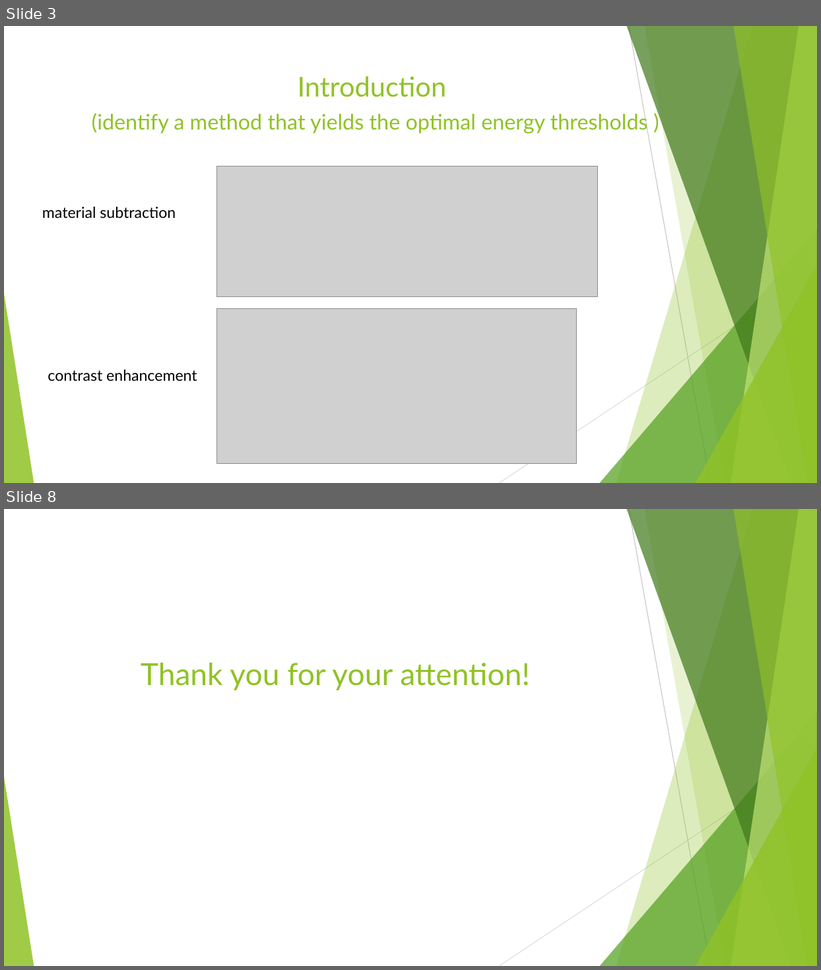
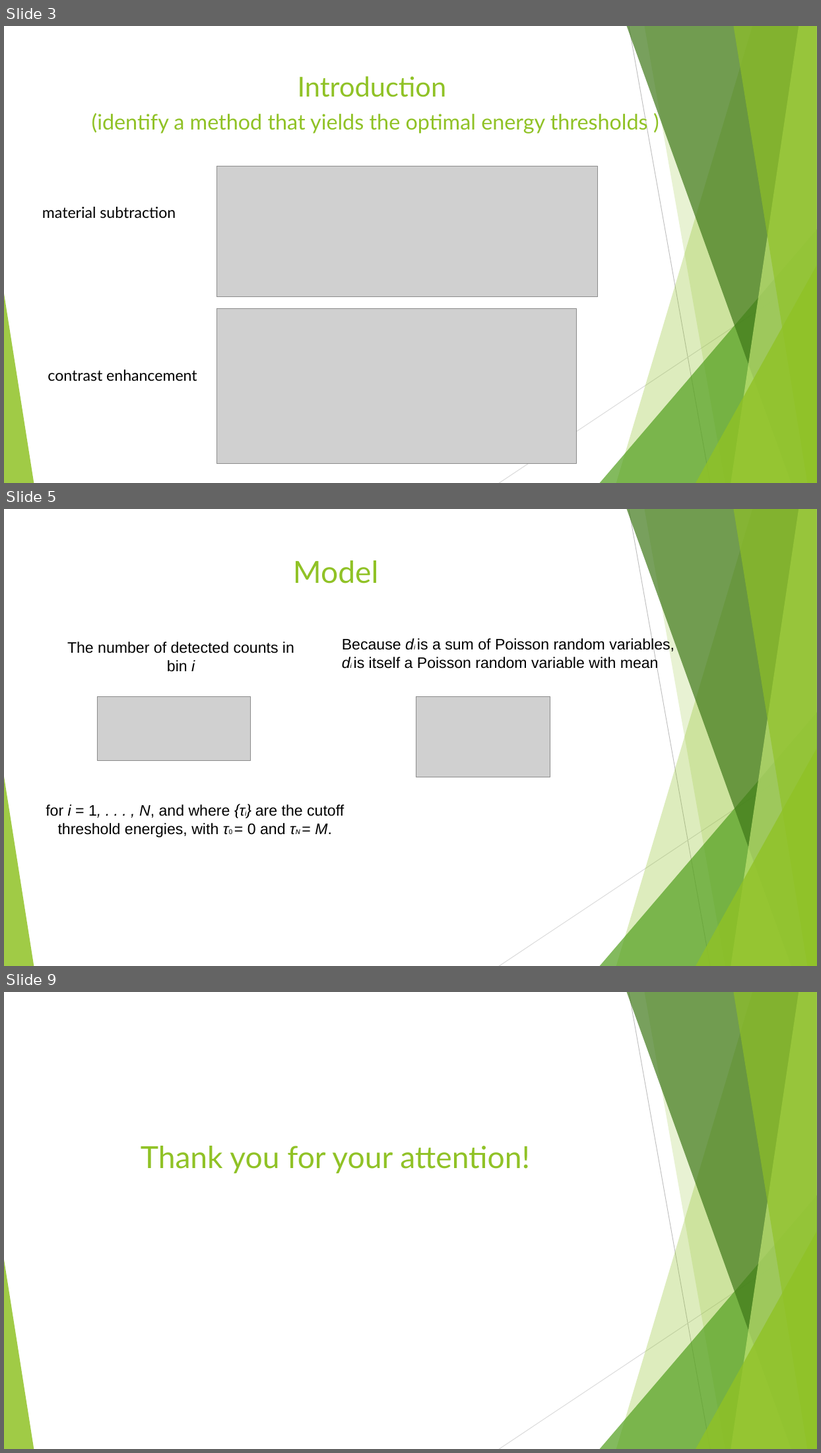
Before and after one commit to Vlad-ole/Presentations, a slide deck: Referencing/Referencing.pptx. Shown one above the other, each under a label of ours: slides 3 and 8 before the commit, slides 3, 5 and 9 after it; the slides between them are not shown. The pictures are 821x970 and 821x1453 pixels, drawn with LibreOffice and Linux fonts; fonts in the diff are those of the drawing; grey boxes stand for pictures. Boxes give left, top, right and bottom in pixels: in the first picture for what was removed or moved away, otherwise in the second. Text is boxed around its words. In the diff, an @@ line names an element or a change of style, - is before the commit and + after.

```diff
--- a/Referencing/Referencing.pptx
+++ b/Referencing/Referencing.pptx
@@ slide 5 added at [4,509,817,966], background #FFFFFF; not listed: 10 template elements that a slide beside it also shows @@
@@ title added at [293,560,379,584], 36 pt, text #90C226 @@
+Model
@@ text added at [67,642,294,672], 18 pt, text #000000 @@
+The number of detected counts in bin i
@@ text added at [342,638,675,671], 18 pt, text #000000 @@
+Because di is a sum of Poisson random variables,
+di is itself a Poisson random variable with mean
@@ picture added at [97,697,251,761] @@
@@ picture added at [416,697,550,778] @@
@@ text added at [46,805,344,838], 18 pt, text #000000 @@
+for i = 1, . . . , N, and where {τi} are the cutoff threshold energies, with τ0 = 0 and τN = M.
@@ what was slide 8 is now slide 9 @@
```
Also in this commit, not shown: 2 slides changed, 4 other slides added, 4 slides removed, 16 other files.
